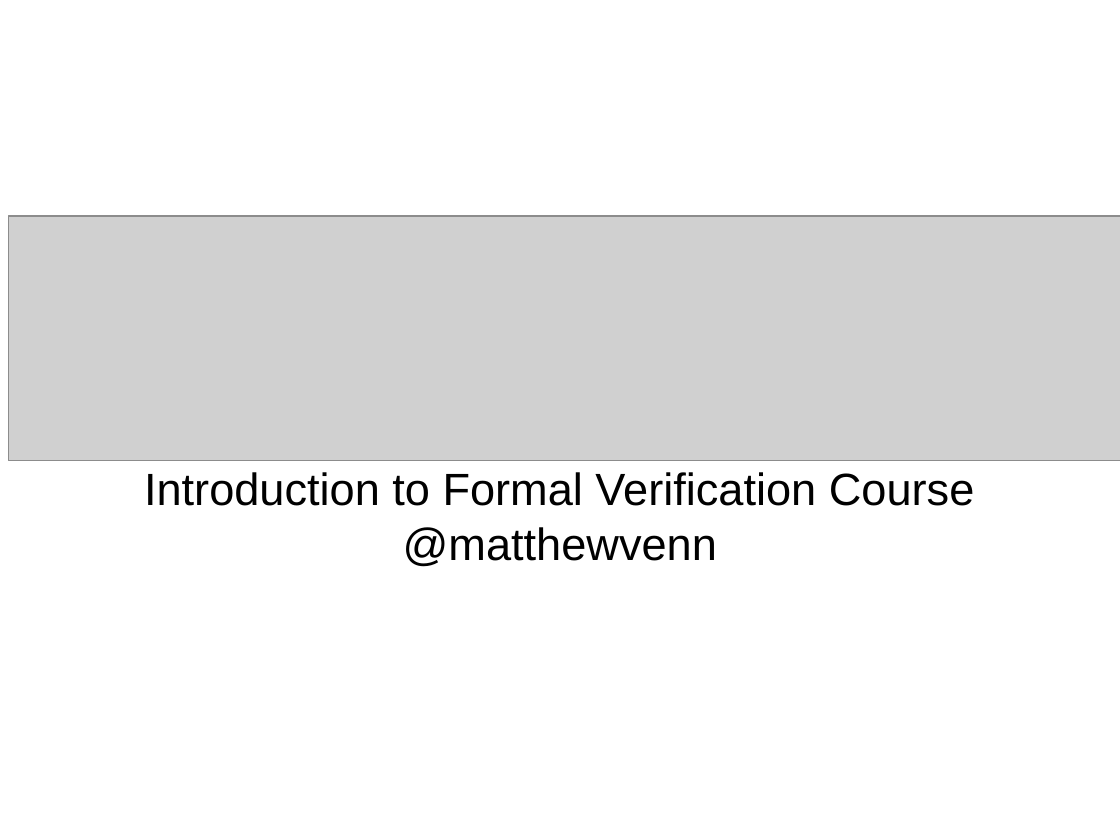
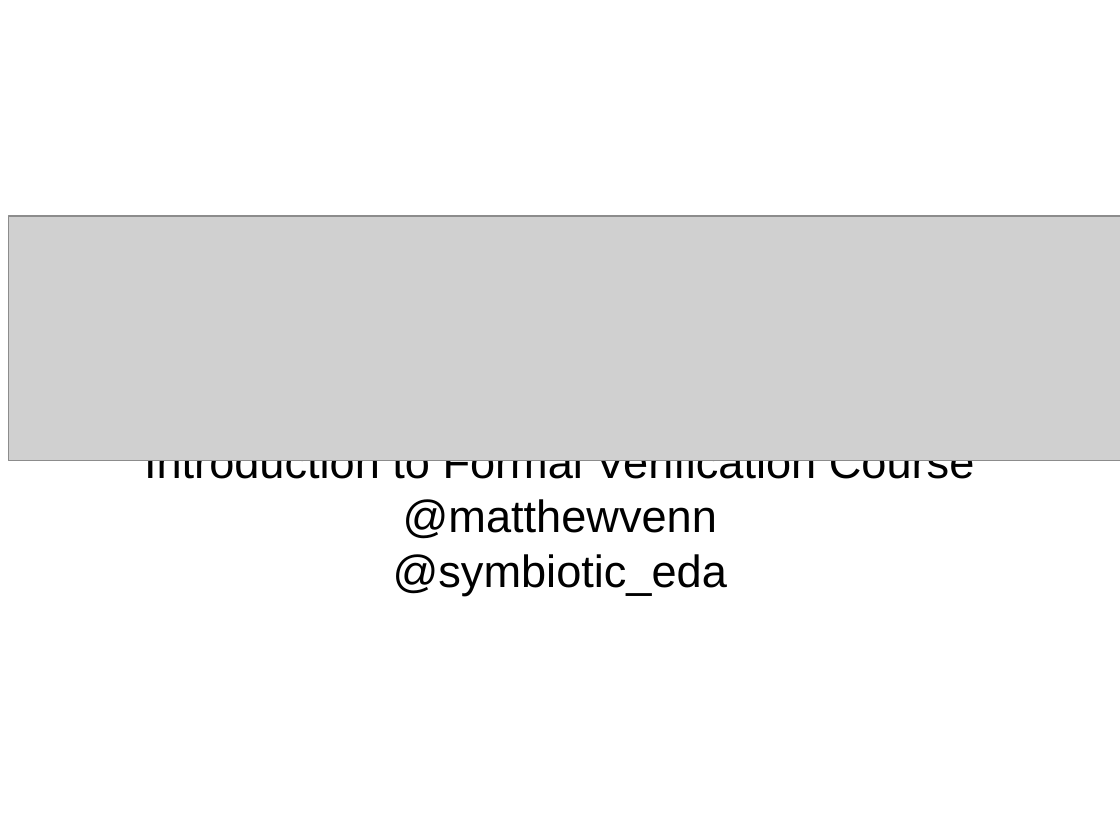
Before and after one commit to mattvenn/formal-intro-course, a slide deck: slide 1 of intro-course-slides.odp. Drawn at 1120x840 pixels with LibreOffice and Linux fonts; fonts in the diff are those of the drawing; grey boxes stand for pictures. Boxes give left, top, right and bottom in pixels: in the first picture for what was removed or moved away, otherwise in the second. Text is boxed around its words. In the diff, an @@ line names an element or a change of style, - is before the commit and + after.

```diff
--- a/intro-course-slides.odp
+++ b/intro-course-slides.odp
@@ subtitle at [393, 554, 727, 595]: paragraph added @@
+@symbiotic_eda
```
Also in this commit, not shown: 1 other slide changed.
